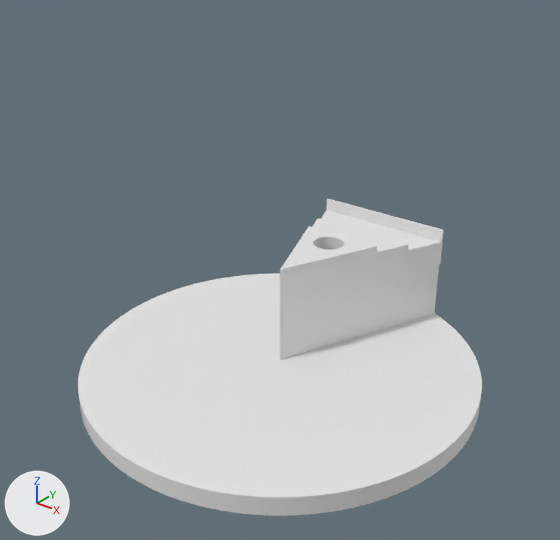
One commit to the FBX model Assets/Models/EnarcYm2/EnarcYm prizefloor.fbx: the scene before it, then after it.
Before and after are seen from a camera (50 mm lens) standing at (3.13, -3.91, 3.02) and looking at (0.07, -0.09, 0.65). Arrows for +X, +Y and +Z are at lower left; the lights stay in place. Where no turn or scale is listed for an object, it has been applied to the vertices.

Objects in the first picture: '円柱', '円柱.004', '円柱.005', '平面.003'.
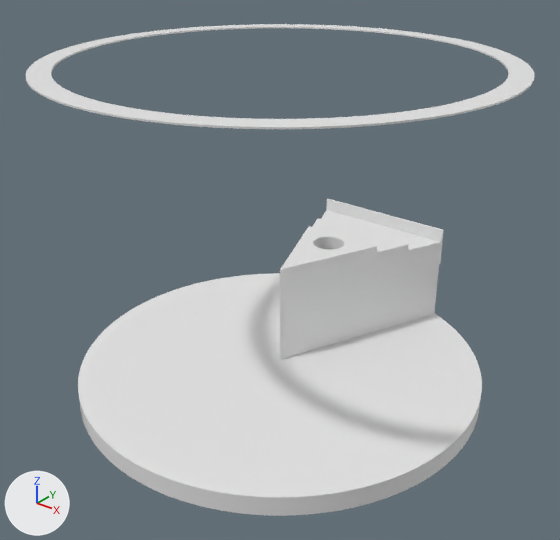
Commit message: Update: EnarcYm2 models

Changed parts and their boxes (x1, y1, x2, y2) in the pictures (560 x 540 px):
'円柱.006', added
    after: (26, 24, 534, 129)

The change, as a diff of the scene's bpy script:
```diff
--- a/Assets/Models/EnarcYm2/EnarcYm prizefloor.fbx.py
+++ b/Assets/Models/EnarcYm2/EnarcYm prizefloor.fbx.py
@@ me_円柱 @@
+me_円柱.from_pydata(...)  # 512 vertices, 264 faces; spans x -1.54..1.54, y -1.54..1.54, z 0.0
@@ ob_円柱_006 @@
+ob_円柱_006 = bpy.data.objects.new('円柱.006', me_円柱)
+ob_円柱_006.location = (0.0, 0.0, 2.06)
```
